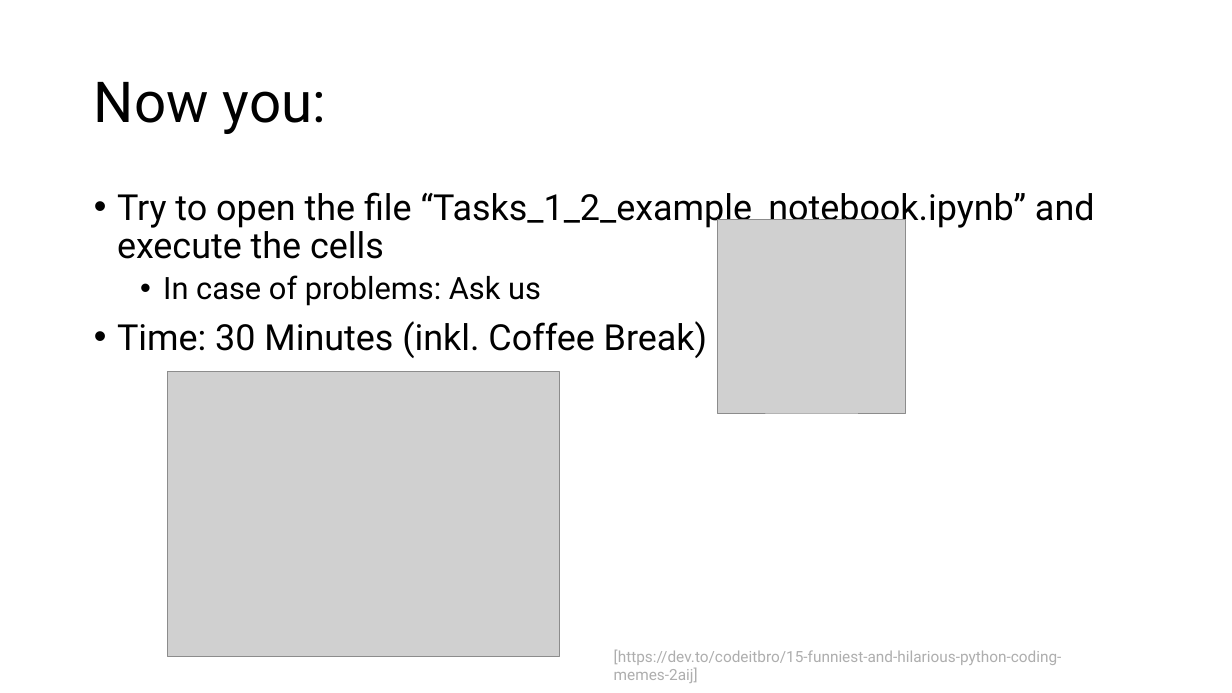
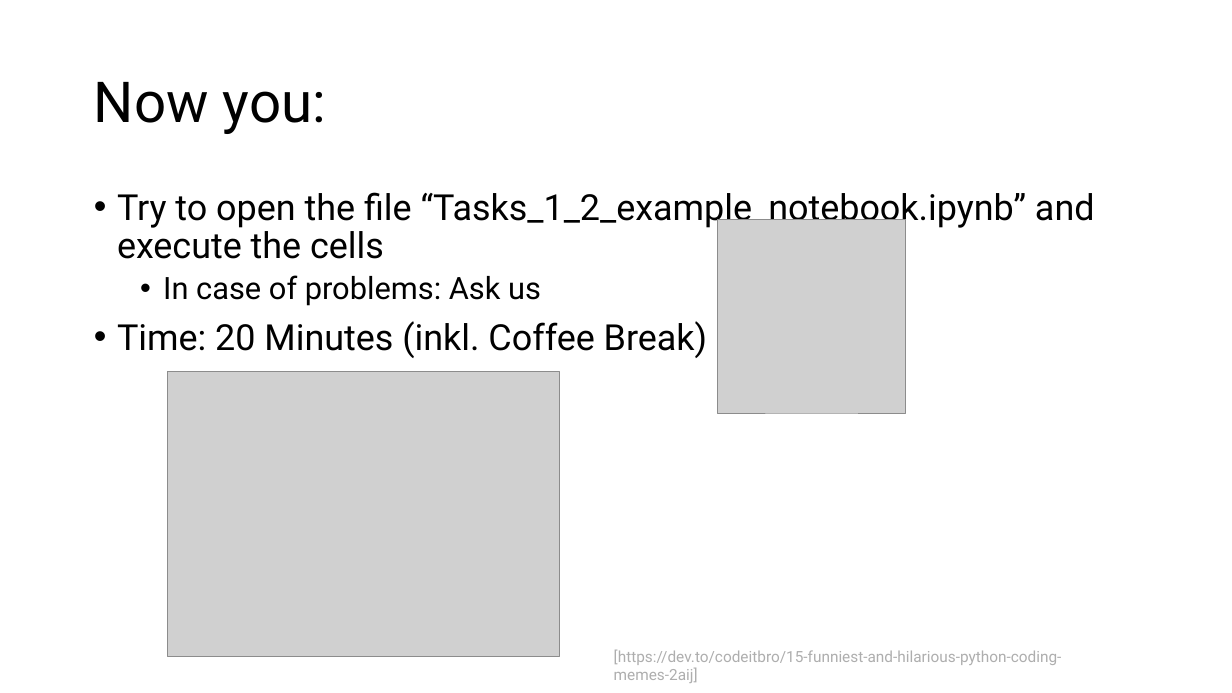
Before and after one commit to jonathanbollig/pycophy, a slide deck: slide 18 of Lecture Resources/Lecture Powerpoints/Chunk 1 - Introduction + Setup.pptx (slide 19 before the commit). Drawn at 1232x693 pixels with LibreOffice and Linux fonts; fonts in the diff are those of the drawing; grey boxes stand for pictures. Boxes give left, top, right and bottom in pixels: in the first picture for what was removed or moved away, otherwise in the second. Text is boxed around its words. In the diff, an @@ line names an element or a change of style, - is before the commit and + after.

```diff
--- a/Lecture Resources/Lecture Powerpoints/Chunk 1 - Introduction + Setup.pptx
+++ b/Lecture Resources/Lecture Powerpoints/Chunk 1 - Introduction + Setup.pptx
@@ text at box(117, 321, 707, 358): text changed @@
-• Time: 30 Minutes (inkl. Coffee Break)
+• Time: 20 Minutes (inkl. Coffee Break)
```
Also in this commit, not shown: 6 other slides changed, 1 slide removed, 2 other files.
